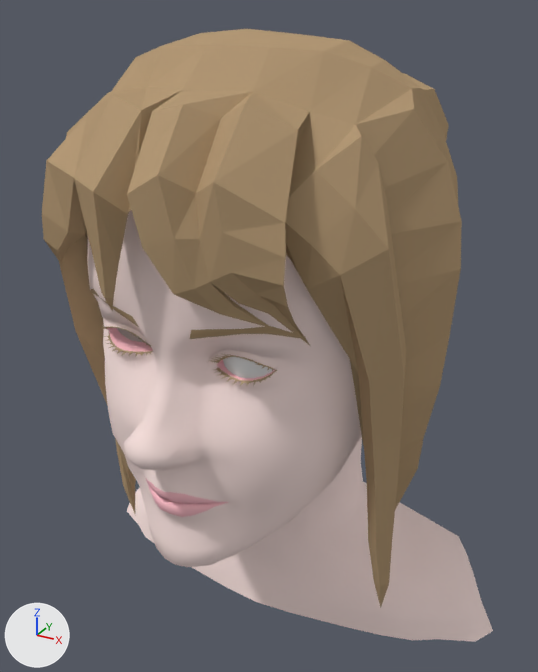
Before and after pictures for a commit that changed the Blender file blenderFiles/tia_complete.blend.
One viewpoint serves both versions: a 50 mm camera at (8.78, -15.8, 6.79) aimed at (-0.43, 0.96, -1.58). The lights are fixed; the arrows at lower left show +X, +Y and +Z.

The scene before the commit, as lines of its bpy script (objects in view):
```python
me_plane = bpy.data.meshes.new('Plane')
me_plane.from_pydata(...)  # 1635 vertices, 1556 faces; spans x -6.58..6.58, y -5.55..4.72, z -9.66..4.13
me_plane.polygons.foreach_set('use_smooth', [True] * 1556)
# faces by material slot: [892, 148, 516]
me_plane.materials.append(mat_skin)  # white #fce5e1
me_plane.materials.append(mat_lips)  # pink #ffc1ca
me_plane.materials.append(mat_eyebrows)  # beige #b49a77
me_plane_001 = bpy.data.meshes.new('Plane.001')
me_plane_001.from_pydata(...)  # 171 vertices, 160 faces; spans x 0.63..2.45, y -0.92..0.9, z -1.83..-0.64
me_plane_001.polygons.foreach_set('use_smooth', [True] * 160)
me_plane_001.materials.append(mat_eye_mat)  # its picture is missing
me_plane_003 = bpy.data.meshes.new('Plane.003')
me_plane_003.from_pydata(...)  # 458 vertices, 462 faces, 6 loose edges; spans x -4.66..4.92, y -5.63..7.97, z -7.5..6.4
# faces by material slot: [432, 30]
me_plane_003.materials.append(mat_eyebrows)  # beige #b49a77
me_plane_003.materials.append(mat_hair_scrunchy)  # green #69a068
ob_eyeplane = bpy.data.objects.new('eyePlane', me_plane_001)
ob_eyeplane.location = (0.0, -4.51, 0.0)
ob_eyeplane.rotation_euler = (1.571, 0.0, 0.0)  # degrees (90, 0, 0)
ob_faceplane = bpy.data.objects.new('facePlane', me_plane)
ob_faceplane.location = (0.0, 0.0, 0.0)
ob_hairplane = bpy.data.objects.new('hairPlane', me_plane_003)
ob_hairplane.location = (0.0, 0.0, 0.0)
```
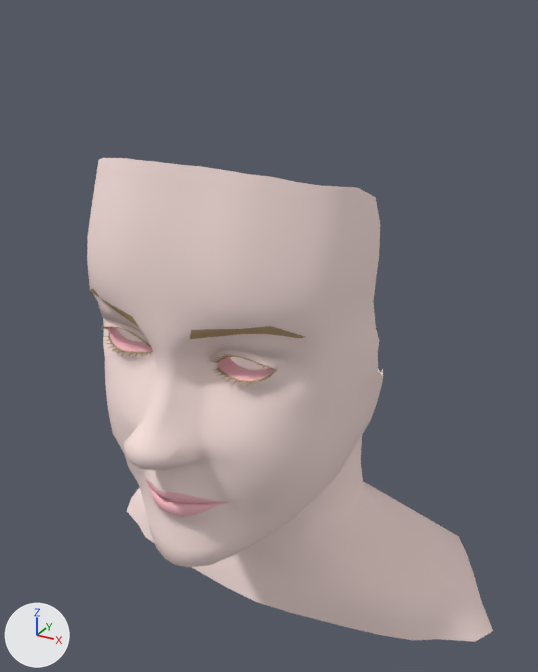
What the commit changed:
Object 'hairPlane' (ob_hairplane) is now hidden.
Object 'eyePlane' (ob_eyeplane) turns from (90, 0, 0) to (0, 0, 0) degrees about x, y and z.
Object 'eyePlane' (ob_eyeplane) moves from (0.0, -4.51, 0.0) to (0.0, 0.0, 0.0).
Object 'eyePlane' (ob_eyeplane) is now hidden.

Pixel boxes [x1, y1, x2, y2] of what changed, in the pictures (538 x 672 px):
'hairPlane', hidden (beige)
    before: [42, 29, 462, 608]
'eyePlane', hidden
    before: [223, 357, 274, 378]
